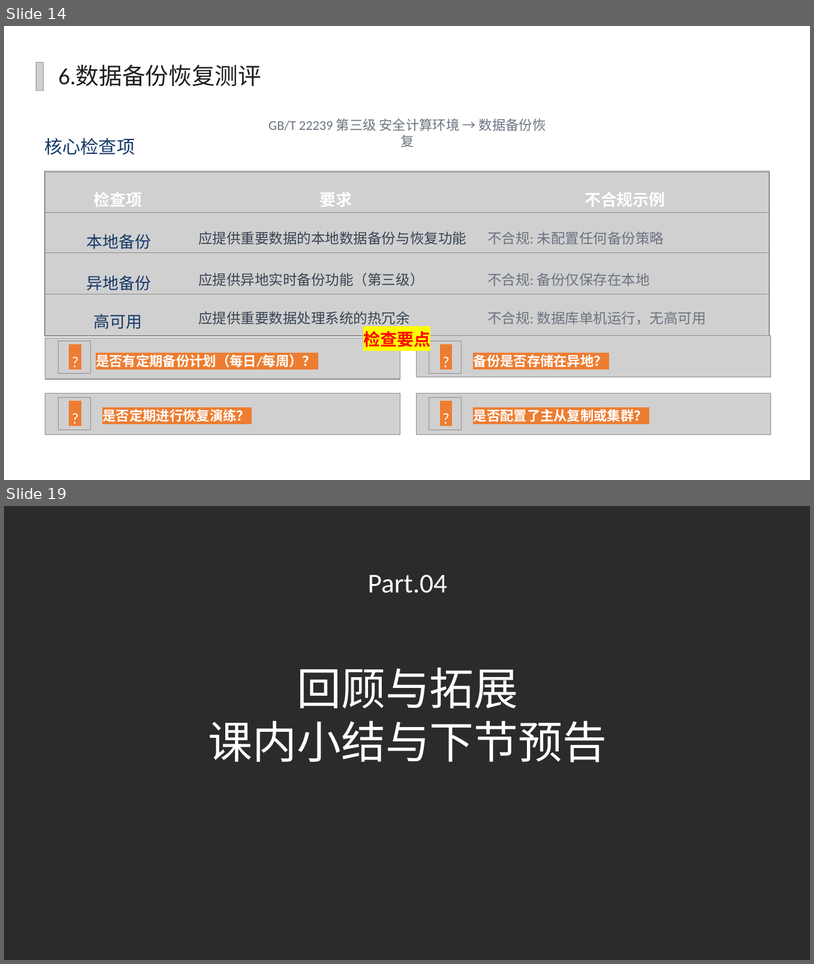
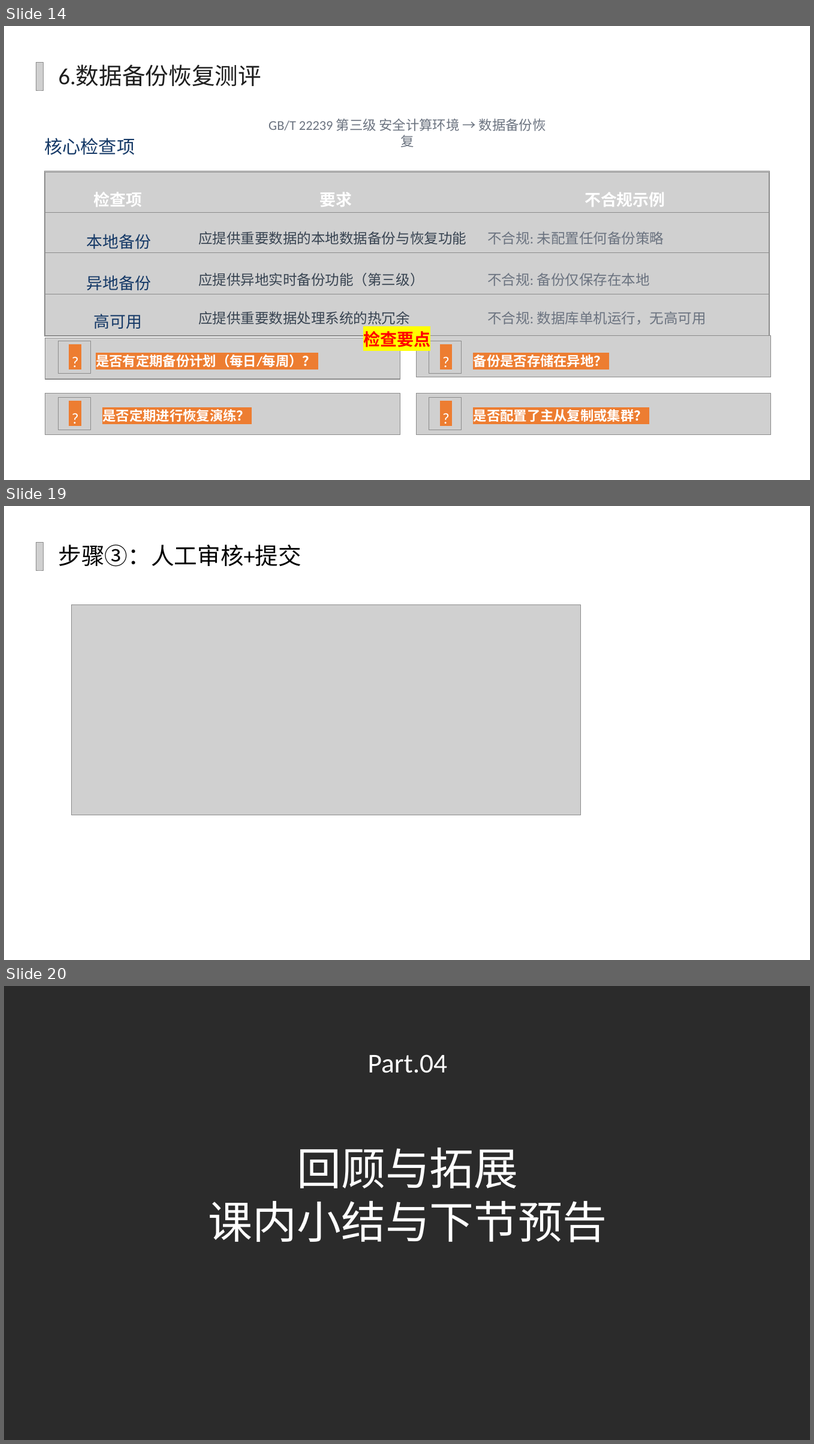
Before and after one commit to yiyimu-ruiruimu/security-assessment-platform, a slide deck: PPT/4.3 数据库安全配置核查.pptx. Shown one above the other, each under a label of ours: slides 14 and 19 before the commit, slides 14, 19 and 20 after it; the slides between them are not shown. The pictures are 814x964 and 814x1444 pixels, drawn with LibreOffice and Linux fonts; fonts in the diff are those of the drawing; grey boxes stand for pictures; background and template pictures are left out; a plain dark background stands for a picture behind light text. Boxes give left, top, right and bottom in pixels: in the first picture for what was removed or moved away, otherwise in the second. Text is boxed around its words. In the diff, an @@ line names an element or a change of style, - is before the commit and + after.

```diff
--- a/PPT/4.3 数据库安全配置核查.pptx
+++ b/PPT/4.3 数据库安全配置核查.pptx
@@ slide 19 added at [4, 506, 810, 960], background picture (left out) @@
@@ picture added at [36, 542, 44, 571] @@
@@ text added at [59, 544, 302, 567], 27.6 pt, text #000000 @@
+步骤③：人工审核+提交
@@ picture added at [71, 604, 581, 815] @@
@@ what was slide 19 is now slide 20 @@
```
Also in this commit, not shown: 4 slides changed, 1 other slide added, 1 slide removed, 17 other files.
